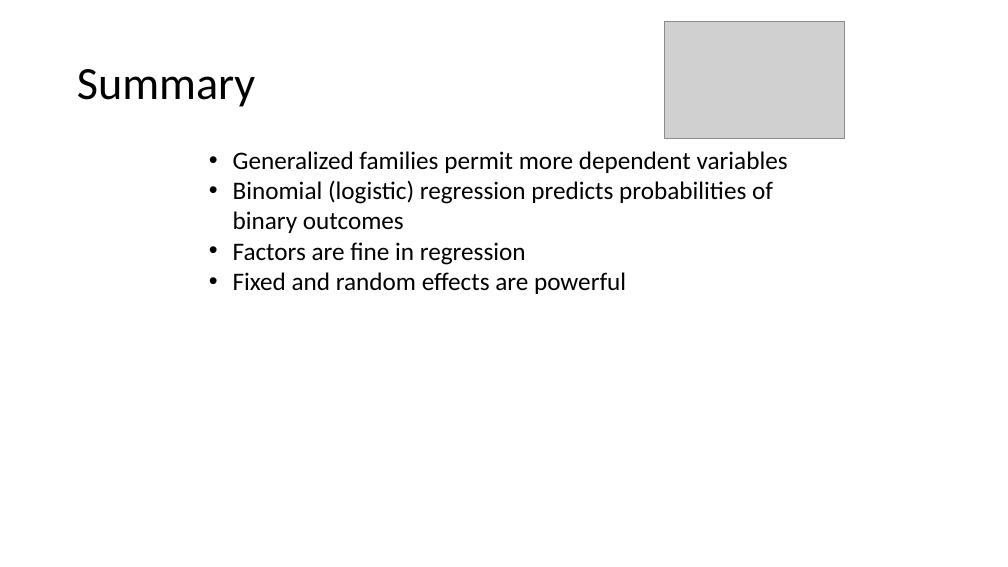
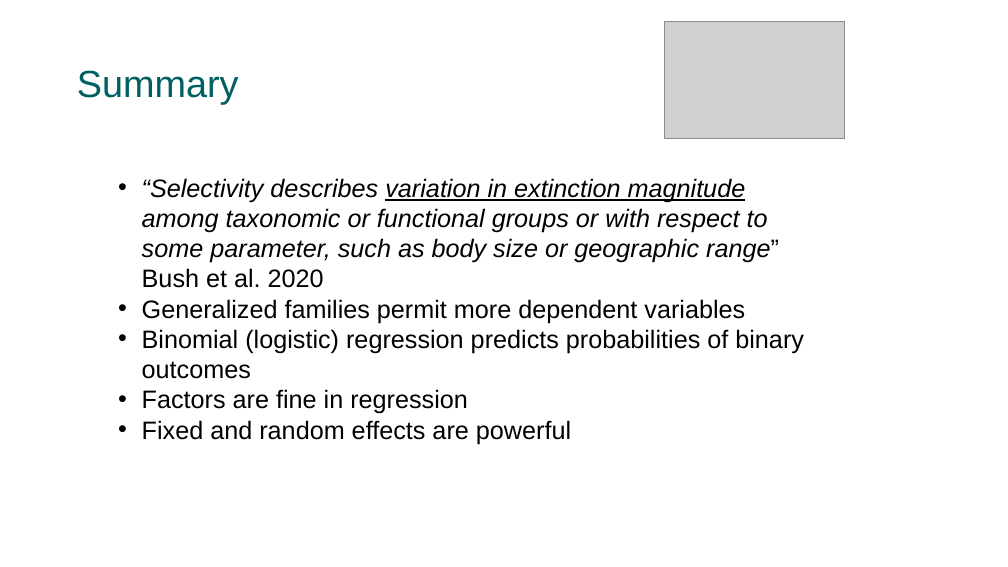
Before and after one commit to FAU-Paleo/apw_2022, a slide deck: slide 18 of docs/slides/5_global_div/Extinction_selectivity_and_logistic_regression.pptx. Drawn at 1008x567 pixels with LibreOffice and Linux fonts; fonts in the diff are those of the drawing; grey boxes stand for pictures. Boxes give left, top, right and bottom in pixels: in the first picture for what was removed or moved away, otherwise in the second. Text is boxed around its words. In the diff, an @@ line names an element or a change of style, - is before the commit and + after.

```diff
--- a/docs/slides/5_global_div/Extinction_selectivity_and_logistic_regression.pptx
+++ b/docs/slides/5_global_div/Extinction_selectivity_and_logistic_regression.pptx
@@ title "Summary" at (x1=77, y1=70, x2=239, y2=104): size 44 to 36 pt, font Calibri to Arial, text colour #000000 to #005F60 @@
@@ text "“Selectivity describes variation in extinction ..." moved from (x1=233, y1=151, x2=788, y2=294) to (x1=142, y1=178, x2=804, y2=444) @@
@@ text at (x1=142, y1=178, x2=779, y2=288): paragraph added @@
+• “Selectivity describes variation in extinction magnitude among taxonomic or functional groups or with respect to some parameter, such as body size or geographic range” Bush et al. 2020
@@ text at (x1=142, y1=299, x2=804, y2=444): font Calibri to Arial in "Generalized families permit more dependent variables", "Binomial (logistic) regression predicts probabilities of bin ...", "Factors are fine in regression", "Fixed and random effects are powerful" @@
```
Also in this commit, not shown: 21 other slides changed.
